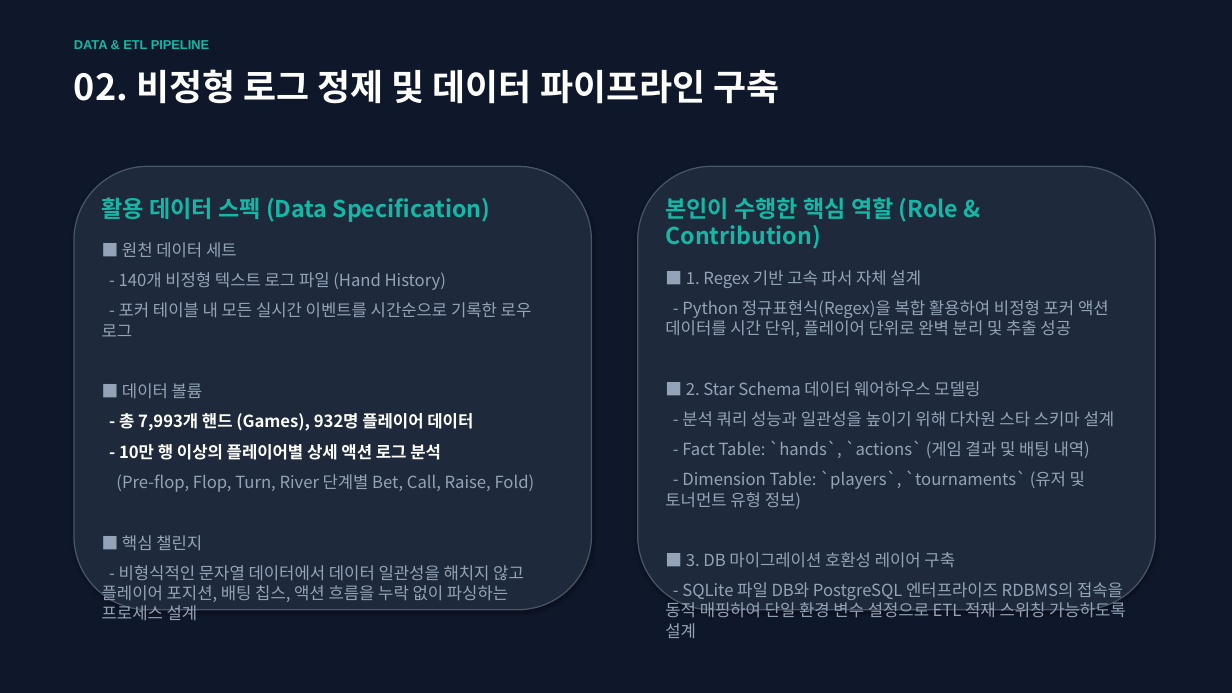
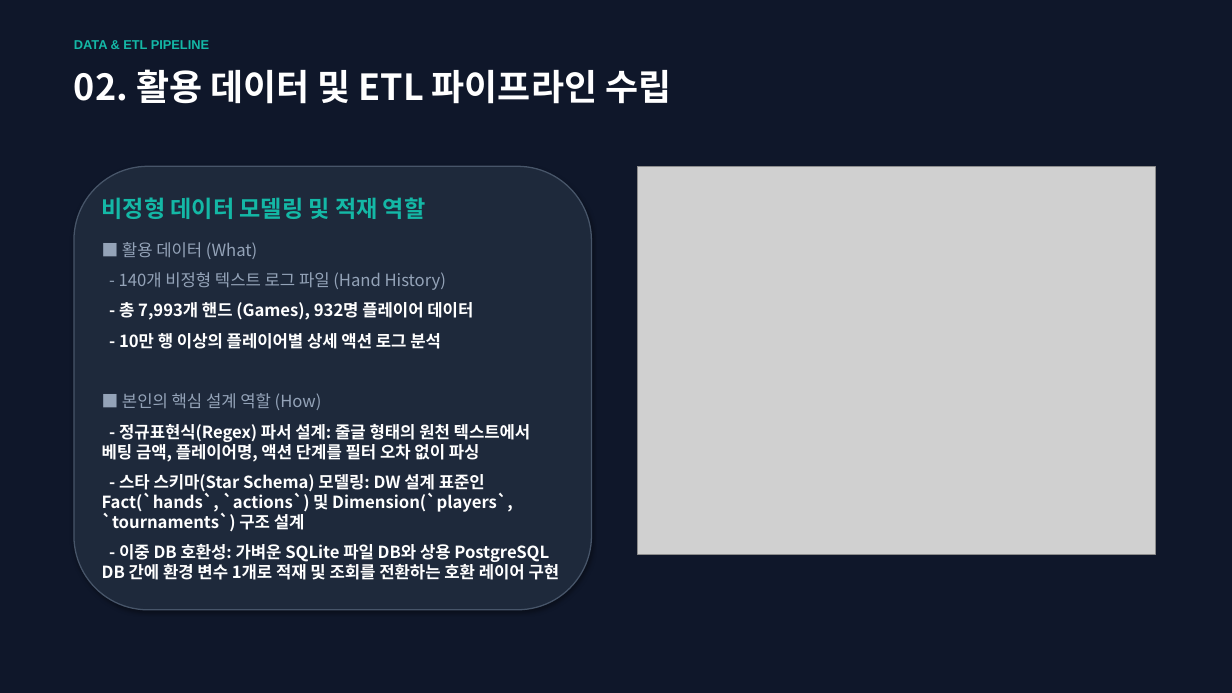
Before and after one commit to JeongSeongHun054/SteamlitPoker, a slide deck: slide 3 of poker_analytics_presentation.pptx. Drawn at 1232x693 pixels with LibreOffice and Linux fonts; fonts in the diff are those of the drawing; grey boxes stand for pictures. Boxes give left, top, right and bottom in pixels: in the first picture for what was removed or moved away, otherwise in the second. Text is boxed around its words. In the diff, an @@ line names an element or a change of style, - is before the commit and + after.

Commit message:
Refactor presentation to include side-by-side images and focus on data-driven decisions

```diff
--- a/poker_analytics_presentation.pptx
+++ b/poker_analytics_presentation.pptx
@@ text at <box>74,69,671,104</box>: text changed @@
-02. 비정형 로그 정제 및 데이터 파이프라인 구축
+02. 활용 데이터 및 ETL 파이프라인 수립
@@ rounded rectangle removed at <box>638,166,1155,610</box> @@
@@ picture added at <box>638,166,1155,555</box> @@
@@ text at <box>102,197,426,259</box>: text changed @@
-활용 데이터 스펙 (Data Specification)
-■ 원천 데이터 세트
+비정형 데이터 모델링 및 적재 역할
+■ 활용 데이터 (What)
@@ text removed at <box>665,197,1126,639</box> @@
-본인이 수행한 핵심 역할 (Role & Contribution)
-■ 1. Regex 기반 고속 파서 자체 설계
-- Python 정규표현식(Regex)을 복합 활용하여 비정형 포커 액션 데이터를 시간 단위, 플레이어 단위로 완벽 분리 및 추출 성공
-■ 2. Star Schema 데이터 웨어하우스 모델링
-- 분석 쿼리 성능과 일관성을 높이기 위해 다차원 스타 스키마 설계
-- Fact Table: `hands`, `actions` (게임 결과 및 배팅 내역)
-- Dimension Table: `players`, `tournaments` (유저 및 토너먼트 유형 정보)
-■ 3. DB 마이그레이션 호환성 레이어 구축
-- SQLite 파일 DB와 PostgreSQL 엔터프라이즈 RDBMS의 접속을 동적 매핑하여 단일 환경 변수 설정으로 ETL 적재 스위칭 가능하도록 설계
@@ text at <box>102,302,532,398</box>: paragraphs removed @@
-- 포커 테이블 내 모든 실시간 이벤트를 시간순으로 기록한 로우 로그
-■ 데이터 볼륨
@@ text at <box>102,393,560,580</box>: text changed; text colour #94A3B8 to #FFFFFF; bold on @@
-(Pre-flop, Flop, Turn, River 단계별 Bet, Call, Raise, Fold)
-■ 핵심 챌린지
-- 비형식적인 문자열 데이터에서 데이터 일관성을 해치지 않고 플레이어 포지션, 배팅 칩스, 액션 흐름을 누락 없이 파싱하는 프로세스 설계
+■ 본인의 핵심 설계 역할 (How)
+- 정규표현식(Regex) 파서 설계: 줄글 형태의 원천 텍스트에서 베팅 금액, 플레이어명, 액션 단계를 필터 오차 없이 파싱
+- 스타 스키마(Star Schema) 모델링: DW 설계 표준인 Fact(`hands`, `actions`) 및 Dimension(`players`, `tournaments`) 구조 설계
+- 이중 DB 호환성: 가벼운 SQLite 파일 DB와 상용 PostgreSQL DB 간에 환경 변수 1개로 적재 및 조회를 전환하는 호환 레이어 구현
```
Also in this commit, not shown: 4 other slides changed, 1 other file.
